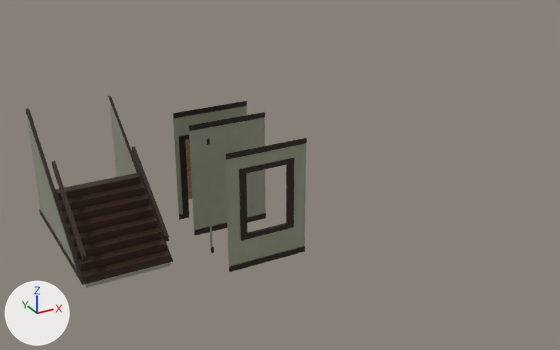
What one commit did to the Blender file resources/data/craftsmanWalls.blend.
Before and after are seen from a 50 mm camera at (-7.36, -19.03, 9.11) aimed at (1.86, -2.27, 0.73). Lighting does not change. The marker at lower left points along +X, +Y and +Z.

The scene before the commit, as lines of its bpy script (objects in view):
```python
me_door = bpy.data.meshes.new('door')
me_door.from_pydata(...)  # a box spanning x -1.44..0.0, y -0.05..0.05, z 0.0..2.15
me_door.materials.append(mat_trimwood_png)  # picture img_trimwood_png
me_doorway = bpy.data.meshes.new('doorway')
me_doorway.from_pydata(...)  # 50 vertices, 28 faces; spans x -1.0..1.0, y 0.93..1.0, z 0.0..2.9
me_doorway.materials.append(mat_greenwallpaperplainwood_png)  # picture img_greenwallpaperplainwood_png
me_stairwallsideleft_001 = bpy.data.meshes.new('stairWallSideLeft.001')
me_stairwallsideleft_001.from_pydata(...)  # 22 vertices, 9 faces; spans x -1.0..-0.93, y -1.0..1.0, z 0.0..2.9
me_stairwallsideleft_001.materials.append(mat_greenwallpaperplainwood_png)  # picture img_greenwallpaperplainwood_png
ob_door = bpy.data.objects.new('door', me_door)
ob_door.location = (1.0, -1.0, 0.0)
ob_doorway = bpy.data.objects.new('doorway', me_doorway)
ob_doorway.location = (0.0, -3.0, 0.0)
ob_stairwallsideright = bpy.data.objects.new('stairWallSideRight', me_stairwallsideleft_001)
ob_stairwallsideright.location = (-1.0, -1.0, 0.0)
# also in view: 'wall' at (0.0, -3.06, 1.45); 'windowframe' at (0.0, -5.04, 1.45); 'stairs' at (-3.0, -3.0, 1.05); 'stairWallCornerLeft' at (-4.04, -3.0, 0.75); 'stairWallSideLeft' at (-4.04, -1.0, 1.45)
```
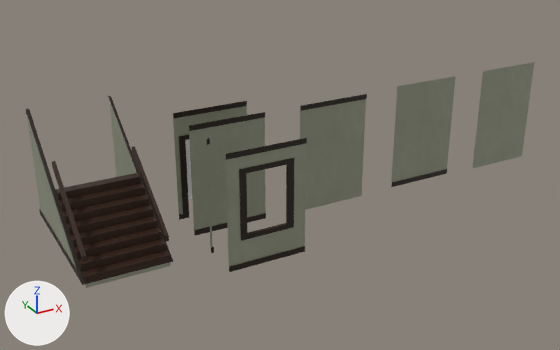
The change in detail:
me_door has 8 vertices, 6 faces and spans x -1.44..0.0, y -0.05..0.05, z 0.0..2.15.
me_door no longer uses material mat_trimwood_png (picture img_trimwood_png).
Mesh me_craftsmanwallnobaseboard is new.
It has 12 vertices, 4 faces and spans x -1.0..1.0, y 0.93..0.95, z -0.05..2.9.
It uses material mat_greenwallpaperplainwood_png (picture img_greenwallpaperplainwood_png).
Mesh me_craftsmanwallnocrown is new.
It has 12 vertices, 4 faces and spans x -1.0..1.0, y 0.93..0.95, z 0.0..2.95.
It uses material mat_greenwallpaperplainwood_png (picture img_greenwallpaperplainwood_png).
Mesh me_craftsmanwallnotrim is new.
It has 8 vertices, 3 faces and spans x -1.0..1.0, y 0.95, z -0.05..2.95.
It uses material mat_greenwallpaperplainwood_png (picture img_greenwallpaperplainwood_png).
Object 'craftsmanWallNoBaseboard' (ob_craftsmanwallnobaseboard) is new; it shows me_craftsmanwallnobaseboard.
Its location is (3.0, -4.0, 0.0).
Object 'craftsmanWallNoCrown' (ob_craftsmanwallnocrown) is new; it shows me_craftsmanwallnocrown.
Its location is (6.0, -4.0, 0.0).
Object 'craftsmanWallNoTrim' (ob_craftsmanwallnotrim) is new; it shows me_craftsmanwallnotrim.
Its location is (9.0, -4.0, 0.0).

Pixel boxes (x1, y1, x2, y2) of what changed, in the pictures (560 x 350 px):
'craftsmanWallNoBaseboard', added
    after: (300, 94, 367, 210)
'craftsmanWallNoCrown', added
    after: (391, 76, 456, 187)
'craftsmanWallNoTrim', added
    after: (473, 62, 534, 168)
'door', recoloured (brown to grey)
    both: (185, 139, 192, 199)
